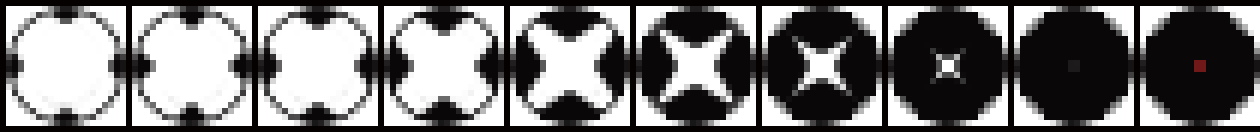
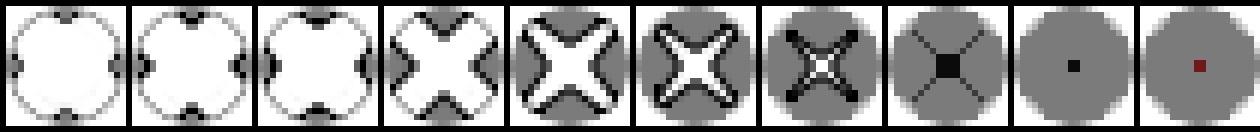
The second 1260 x 132 image is a revision of the first. Changes to its layers:
added layer "Camada 5" above "Camada 4" over box(12, 12, 1080, 120)
painted on "Triângulo 1 copiar 31" over box(918, 12, 948, 120)
painted on "Triângulo 1 copiar 30" over box(894, 36, 1002, 66)
painted on "Triângulo 1 copiar 29" over box(948, 12, 978, 120)
painted on "Triângulo 1 copiar 28" over box(894, 66, 1002, 96)
painted on "Triângulo 1 copiar 27" over box(786, 24, 816, 108)
painted on "Triângulo 1 copiar 26" over box(780, 30, 864, 60)
painted on "Triângulo 1 copiar 25" over box(828, 24, 858, 108)
painted on "Triângulo 1 copiar 24" over box(780, 72, 864, 102)
painted on "Triângulo 1 copiar 23" over box(654, 24, 684, 108)
painted on "Triângulo 1 copiar 22" over box(654, 24, 738, 54)
painted on "Triângulo 1 copiar 21" over box(708, 24, 738, 108)
painted on "Triângulo 1 copiar 20" over box(654, 78, 738, 108)
painted on "Triângulo 1 copiar 19" over box(522, 24, 552, 108)
painted on "Triângulo 1 copiar 18" over box(528, 18, 612, 48)
painted on "Triângulo 1 copiar 17" over box(588, 24, 618, 108)
painted on "Triângulo 1 copiar 16" over box(528, 84, 612, 114)
painted on "Triângulo 1 copiar 15" over box(390, 36, 420, 96)
painted on "Triângulo 1 copiar 14" over box(414, 12, 474, 42)
painted on "Triângulo 1 copiar 13" over box(468, 36, 498, 96)
painted on "Triângulo 1 copiar 12" over box(414, 90, 474, 120)
painted on "Triângulo 1 copiar 11" over box(264, 42, 282, 90)
painted on "Triângulo 1 copiar 10" over box(294, 12, 342, 30)
painted on "Triângulo 1 copiar 9" over box(354, 42, 372, 90)
…and 9 more changes (9 painted)
